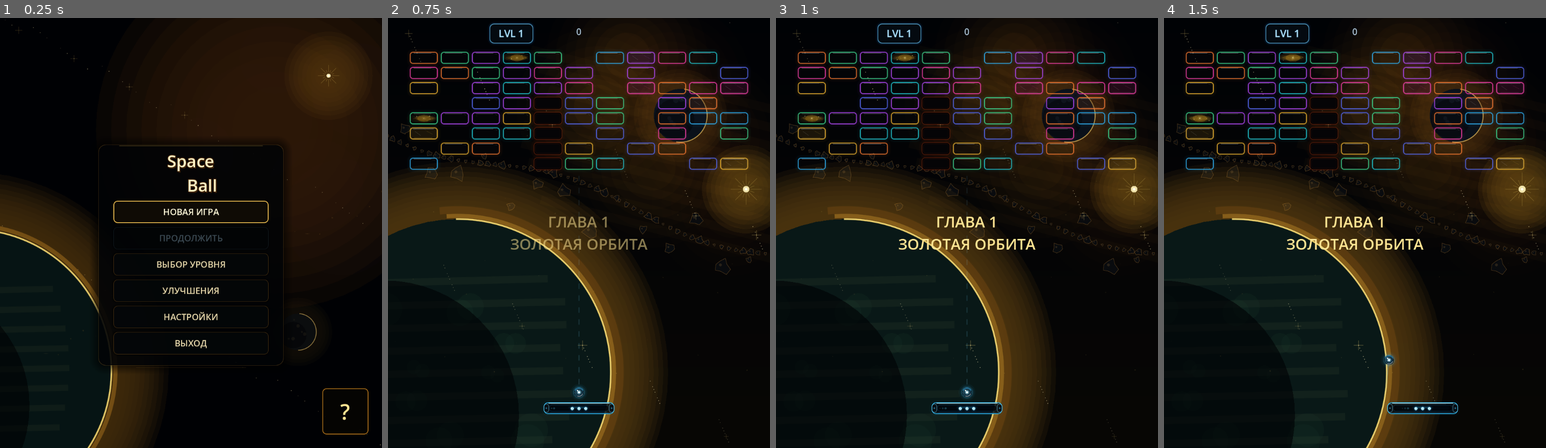
Above: before the commit, frames 1-4 (left to right).
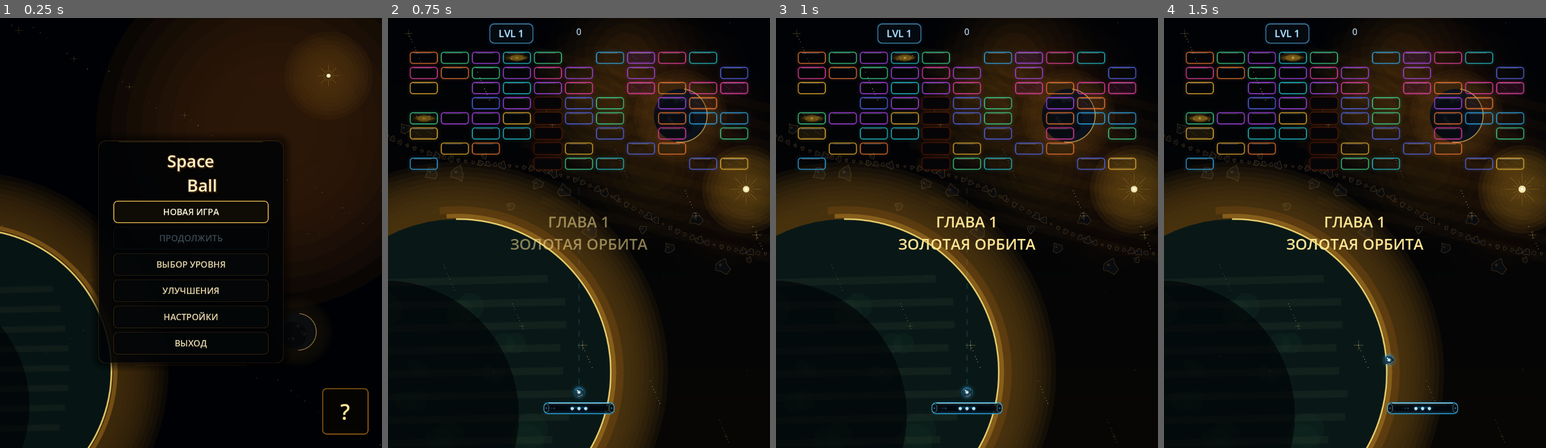
Above: after the commit, the same moments.

Repository: Ardarik421/arkanoid
Game: Godot game, scene res://scenes/main_menu.tscn
Same seed, same stepped clock (60 frames per second), same inputs: the game is played once before the commit and once after it.
Inputs (mouse positions are in pixels of both pictures, inside the frame that each line leads up to):
- Up to frame 1 (0.25 s): no input
- Up to frame 2 (0.75 s): click "НОВАЯ ИГРА" at 0.5 s
- Up to frame 3 (1 s): no input
- Up to frame 4 (1.5 s): tap Enter at 1.25 s; move the mouse to (1439, 211) at 1.27 s; hold D (move_right) from 1.28 s (still down); tap Space (launch_ball) at 1.35 s; click (1439, 211) at 1.42 s

The runs differ from the first frame. In frame 1, 0.4% of the frame differs, in the area x 25-75%, y 28-83%; in frame 2, nothing differs; in frame 3, nothing differs; in frame 4, nothing differs.

Commit message:
Adapt main menu to active aspect ratio

Diff:
--- a/scenes/main_menu.gd
+++ b/scenes/main_menu.gd
@@ -36,10 +36,11 @@
 	_draw_menu_moon(viewport_size, pulse)
 	_draw_menu_orbit_dust(viewport_size, pulse)
 	_draw_menu_sun(viewport_size, pulse)
-	var panel_rect := Rect2(Vector2(247.0, 318.0), Vector2(466.0, 555.0))
+	var panel_margin := Vector2(38.0, 22.0)
+	var panel_rect := Rect2($Menu.position - panel_margin, $Menu.size + panel_margin * 2.0)
 	draw_style_box(_make_panel_style(), panel_rect)
-	draw_line(Vector2(300.0,321.0),Vector2(660.0,321.0),Color(1.0,0.78,0.30,0.30+pulse*0.08),1.0,true)
-	draw_line(Vector2(342.0,878.0),Vector2(618.0,878.0),Color(0.80,0.55,0.18,0.16),1.0,true)
+	draw_line(Vector2(panel_rect.position.x + 52.0,panel_rect.position.y + 3.0),Vector2(panel_rect.end.x - 52.0,panel_rect.position.y + 3.0),Color(1.0,0.78,0.30,0.30+pulse*0.08),1.0,true)
+	draw_line(Vector2(panel_rect.position.x + 92.0,panel_rect.end.y + 5.0),Vector2(panel_rect.end.x - 92.0,panel_rect.end.y + 5.0),Color(0.80,0.55,0.18,0.16),1.0,true)
 
 func _draw_menu_nebula(viewport_size: Vector2) -> void:
 	var center:=Vector2(viewport_size.x*0.72,viewport_size.y*0.26)
@@ -121,11 +122,15 @@
 	return style
 
 func _setup_layout():
-	$Menu.offset_left = 285.0
-	$Menu.offset_top = 340.0
-	$Menu.offset_right = 675.0
-	$Menu.offset_bottom = 856.0
-	$Menu.add_theme_constant_override("separation", 15)
+	var landscape := SettingsManager.display_mode == 1
+	var menu_width := 430.0 if landscape else 390.0
+	var menu_height := 570.0 if landscape else 516.0
+	var center := size * 0.5
+	$Menu.offset_left = center.x - menu_width * 0.5
+	$Menu.offset_top = center.y - menu_height * 0.5
+	$Menu.offset_right = center.x + menu_width * 0.5
+	$Menu.offset_bottom = center.y + menu_height * 0.5
+	$Menu.add_theme_constant_override("separation", 12 if landscape else 15)
 
 func _setup_title():
 	var title = $Menu/Title
